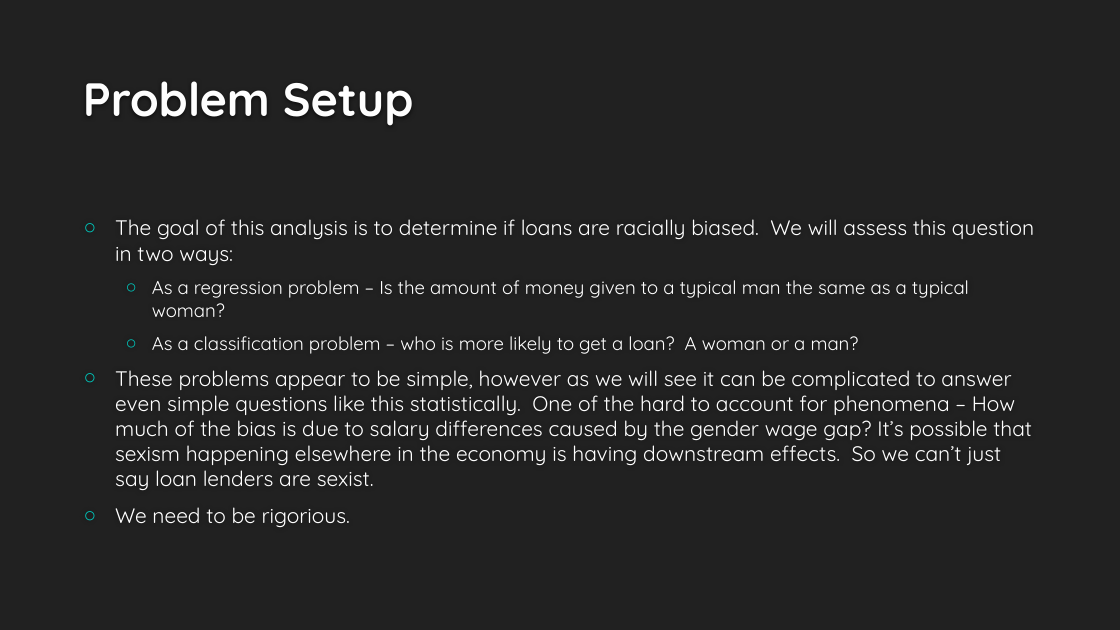
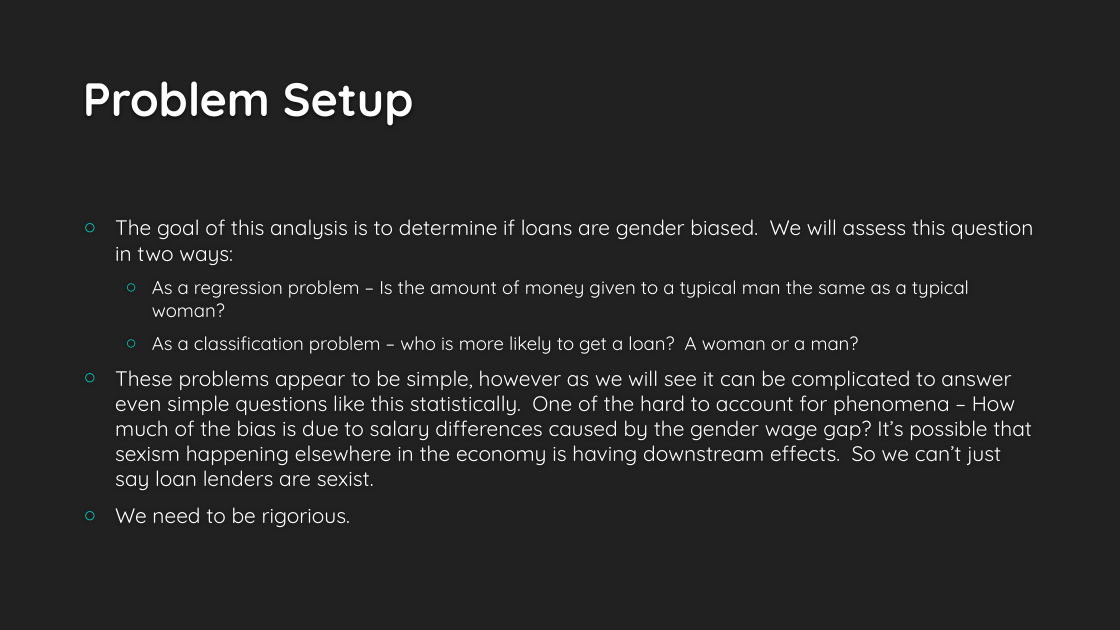
Before and after one commit to EricSchles/algorithmic_bias, a slide deck: slide 7 of Understanding Bias Via Interpretability.pptx. Drawn at 1120x630 pixels with LibreOffice and Linux fonts; fonts in the diff are those of the drawing; background and template pictures are left out. Boxes give left, top, right and bottom in pixels: in the first picture for what was removed or moved away, otherwise in the second. Text is boxed around its words. In the diff, an @@ line names an element or a change of style, - is before the commit and + after.

```diff
--- a/Understanding Bias Via Interpretability.pptx
+++ b/Understanding Bias Via Interpretability.pptx
@@ text at (x1=115, y1=219, x2=1033, y2=265): text changed @@
-○ The goal of this analysis is to determine if loans are racially biased. We will assess this question in two ways:
+○ The goal of this analysis is to determine if loans are gender biased. We will assess this question in two ways:
```
Also in this commit, not shown: 4 other slides changed, 19 slides added, 6 slides removed, 13 other files.
